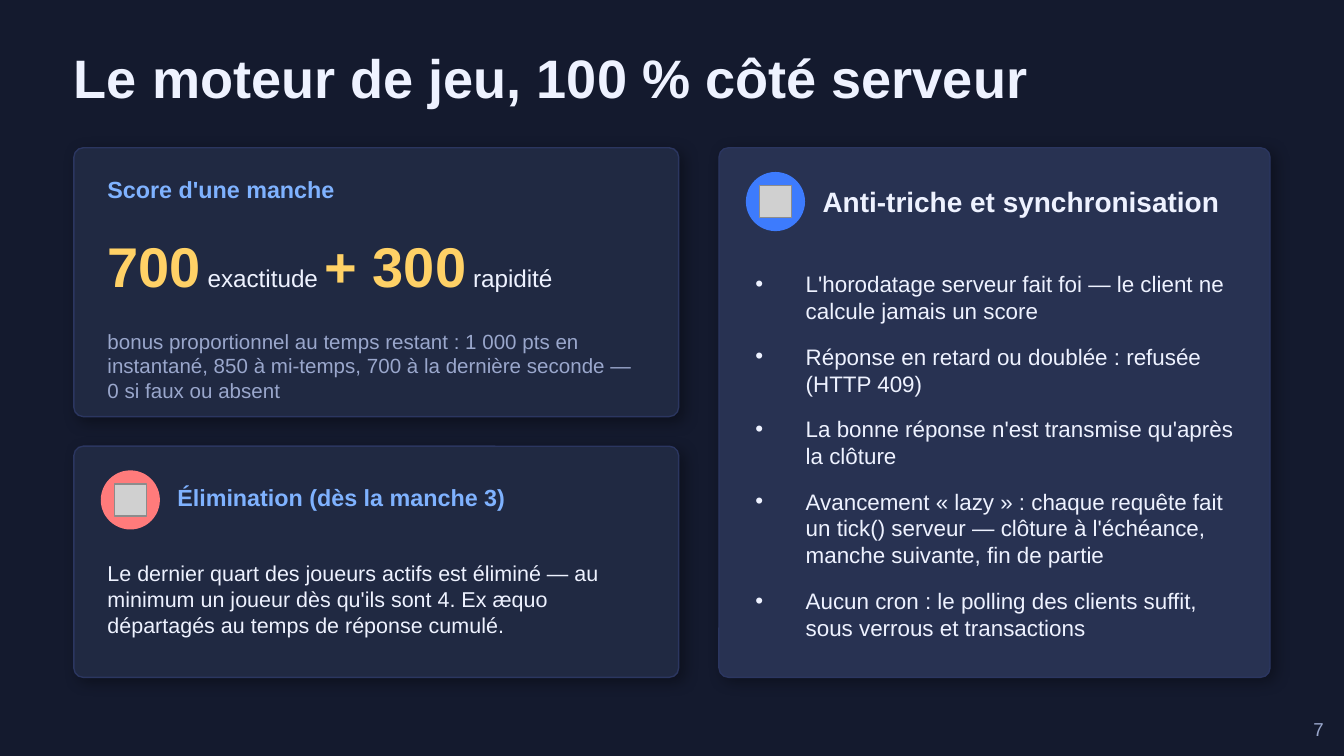
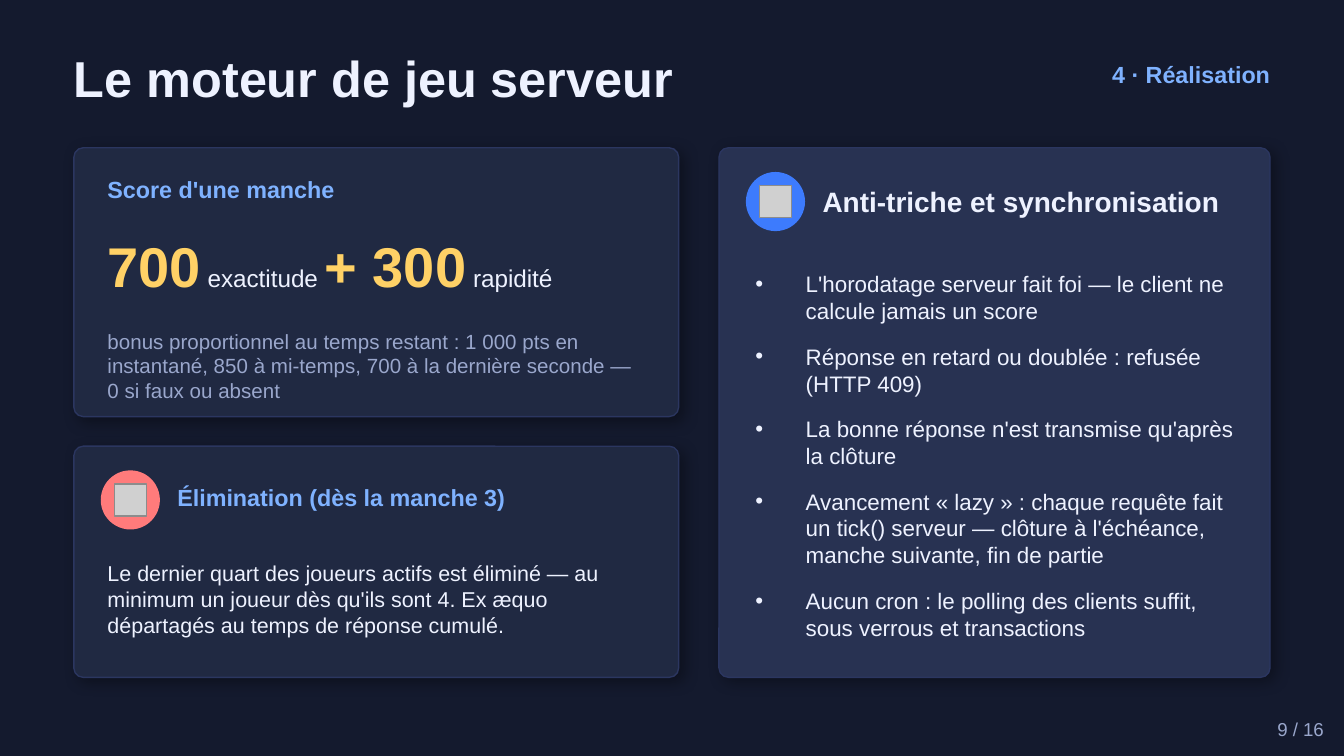
Before and after one commit to AdaMakchi/android-project-adham-marrakchi, a slide deck: slide 9 of docs/Soutenance_QuizArena.pptx (slide 7 before the commit). Drawn at 1344x756 pixels with LibreOffice and Linux fonts; fonts in the diff are those of the drawing; grey boxes stand for pictures. Boxes give left, top, right and bottom in pixels: in the first picture for what was removed or moved away, otherwise in the second. Text is boxed around its words. In the diff, an @@ line names an element or a change of style, - is before the commit and + after.

```diff
--- a/docs/Soutenance_QuizArena.pptx
+++ b/docs/Soutenance_QuizArena.pptx
@@ text at <box>74,60,673,107</box>: text changed; size 29 to 27 pt @@
-Le moteur de jeu, 100 % côté serveur
+Le moteur de jeu serveur
@@ text added at <box>1112,66,1270,84</box>, 12.5 pt, text #7FB2FF, bold @@
+4 · Réalisation
@@ text added at <box>1277,723,1324,736</box>, 10 pt, text #9AA7CC @@
+9 / 16
@@ text removed at <box>1313,723,1323,736</box> @@
-7
```
Also in this commit, not shown: 6 other slides changed, 9 slides added, 5 slides removed.
